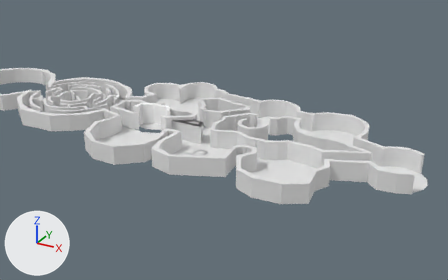
Before and after pictures for a commit that changed the FBX model Assets/Models/Levels/Asymmetry.fbx.
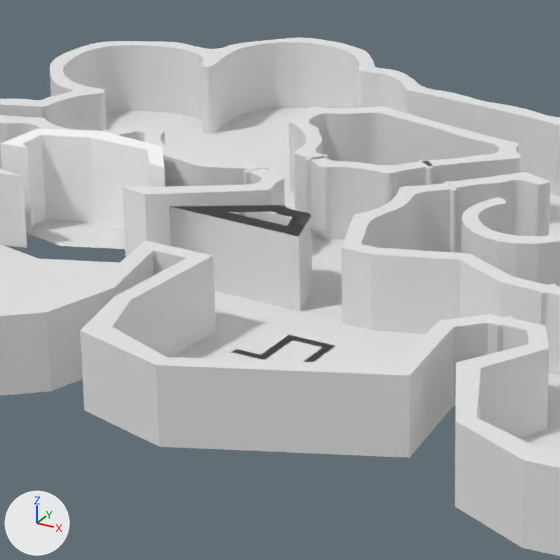
Old and new are each drawn whole from a camera (50 mm lens) standing at (2.773, -4.611, 2.808) and looking at (-0.083, 0.583, 0.211) and again close up on the part from 30% to 58% of the width and 26% to 72% of the height. Lighting does not change. The marker at lower left points along +X, +Y and +Z. Vertices at the same position are counted once.

The first close-up shows 'Left Side Island Walls', 'Mainland Floors 1', 'Mainland Floors 2', 'Mainland Floors 3', 'Mainland Walls 1', 'Mainland Walls 2', 'Mainland Walls 3', 'Maze Intro Walls', 'Right Side Island Floors', 'Right Side Island Walls'.
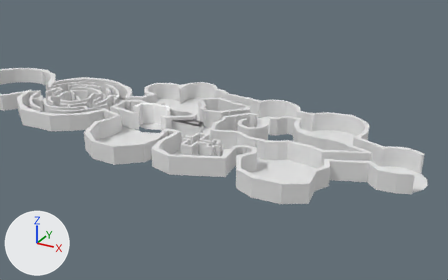
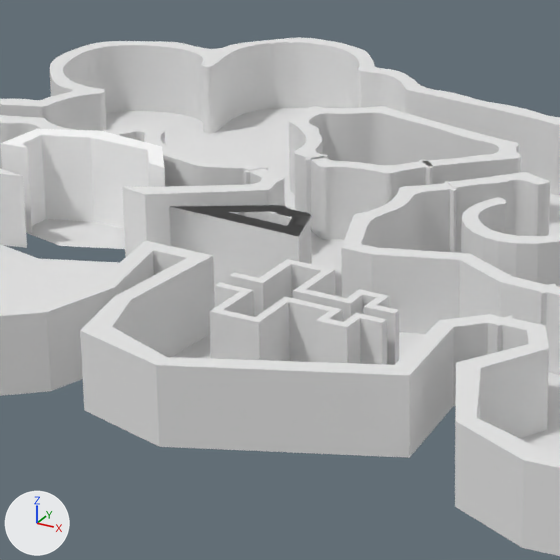
What the commit changed:
me_mesh_014 is used by ob_maze_intro_walls; location (0.0, 0.0, 0.0); scale (-7510.0, -7510.0, -7510.0).
me_mesh_014 had 40 vertices, 36 faces and spanned x 0.000007..0.000068, y -0.000086..-0.000039, z 0.0.
me_mesh_014 now has 80 vertices, 112 faces and spans x 0.000007..0.000068, y -0.000086..-0.000039, z -0.000027..0.0.
Part 1, on me_mesh_014:
36 faces are deleted.
40 new vertices lie (0.0, 0.0, -0.000027) away from vertices in x 0.000007..0.000068, y -0.000086..-0.000039, z 0.0.
112 new faces join them.

Location of each change, [x1, y1, x2, y2] in pixels of the close-ups (560 x 560 px):
'Maze Intro Walls', reshaped: before [232, 335, 335, 362]; after [209, 259, 399, 365]
'Mainland Floors 2', unchanged, covered by the edit: before [0, 232, 425, 365]; after [0, 232, 425, 360]
